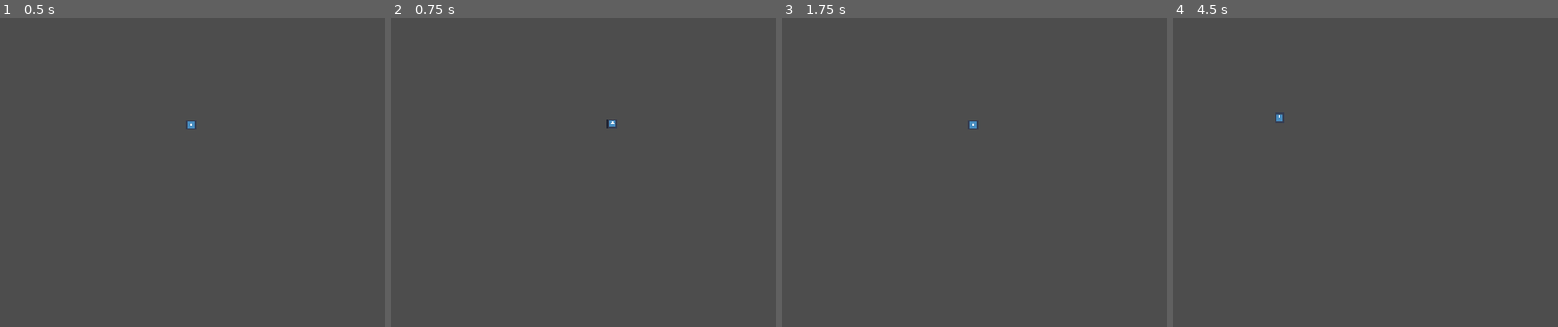
Above: before the commit, frames 1-4 (left to right).
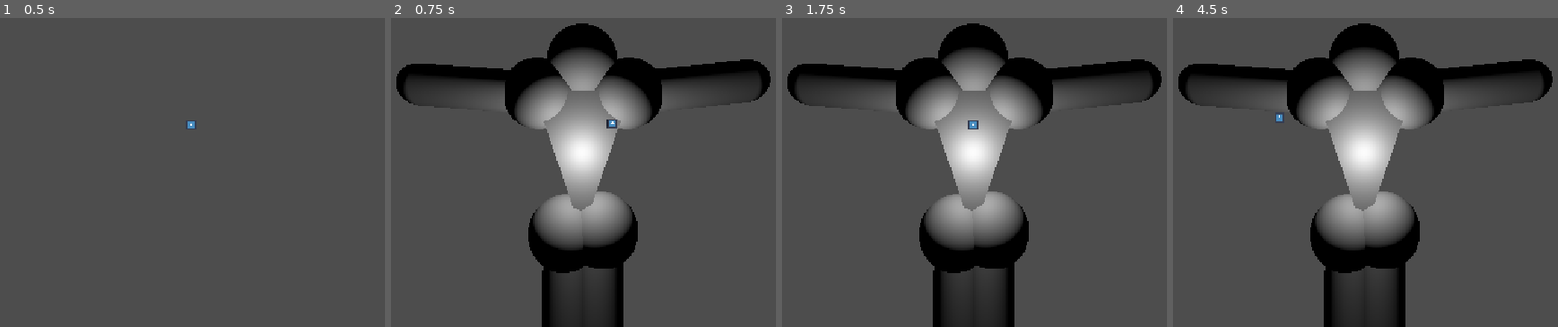
Above: after the commit, the same moments.

Repository: Game-Development-Club-at-UMD/Ludum-Dare-58
Game: Godot game, scene res://PartsCollection/Scenes/parts-collection.tscn
Same seed, same stepped clock (60 frames per second), same inputs: the game is played once before the commit and once after it. This scene is started directly instead of the project's main scene. The engine's default icon, where the game draws it, is replaced by a stand-in: a white triangle on a blue panel in a dark square.
Inputs (mouse positions are in pixels of both pictures, inside the frame that each line leads up to):
- Up to frame 1 (0.5 s): no input
- Up to frame 2 (0.75 s): tap Enter (ui_accept) at 0.5, 0.6 s; move the mouse to (622, 123) at 0.52 s; click (622, 123) at 0.67 s
- Up to frame 3 (1.75 s): tap Enter (ui_accept) at 0.77, 1.07, 1.25, 1.52, 1.55 s; move the mouse to (936, 126) at 1.27 s; hold Down (ui_down) from 1.28 s (still down); tap Space (Dodge) at 1.35 s
- Up to frame 4 (4.5 s): tap Enter (ui_accept) at 1.82, 2, 2.3, 2.75, 2.85, 3.02, 3.32, 3.5, 3.77, 3.8, 4.07, 4.25 s; move the mouse to (1380, 116) at 2.02 s; release Down (ui_down) at 2.03 s; click (1380, 116) at 2.1 s; move the mouse to (1353, 132) at 2.77 s; click (1353, 132) at 2.92 s; move the mouse to (1419, 129) at 3.52 s; hold Down (ui_down) from 3.53 s (still down); tap Space (Dodge) at 3.6 s; move the mouse to (1311, 119) at 4.27 s; click (1311, 119) at 4.35 s

Frame 1 is identical in both runs. In frame 2, 25% of the frame differs, in the area x 1-99%, y 1-100%; in frame 3, 25%; in frame 4, 25%.

Commit message:
Working Scene Switcher

Diff:
--- a/ludum-dare-58/Parent Creature/Scripts/limb_holder.gd
+++ b/ludum-dare-58/Parent Creature/Scripts/limb_holder.gd
@@ -14,6 +14,8 @@
 
 	add_child(instanced_part)
 	instanced_part.global_position = global_position
+	instanced_part.owner = self.get_parent()
+
 	if body_part != null:
 		body_part.queue_free()
 	body_part = instanced_part
--- a/ludum-dare-58/Parent Creature/Scripts/torso_holder.gd
+++ b/ludum-dare-58/Parent Creature/Scripts/torso_holder.gd
@@ -13,6 +13,7 @@
 
 	add_child(instanced_part)
 	instanced_part.global_position = global_position
+	instanced_part.owner = self.get_parent()
 	if body_part != null:
 		body_part.queue_free()
 	body_part = instanced_part
--- a/ludum-dare-58/PartsCollection/Scripts/parts_collection.gd
+++ b/ludum-dare-58/PartsCollection/Scripts/parts_collection.gd
@@ -1,5 +1,4 @@
 class_name PartsCollection extends Node3D
-
 
 var enemy : ParentCreature
 
@@ -22,9 +21,7 @@
 		instanced_enemy.queue_free()
 		return null
 
-
 	self.add_child(instanced_enemy)
-	instanced_enemy.owner = self
 
 	instanced_enemy.global_position = global_position
 	if enemy != null:
@@ -55,7 +52,6 @@
 		# NUKE this off the face of the earth
 		player_scene.queue_free()
 
-		instance_new_enemy(SceneSwitcher.get_player_scene())
 	else:
 		pass
 		#var player_scene : ParentCreature = SceneSwitcher.get_player_scene().instantiate() as ParentCreature
@@ -68,7 +64,6 @@
 
 	# just adding the creature to the scene tree
 	get_tree().root.add_child(debug_enemy)
-	#debug_enemy.visible = false
 
 	# initializing all body parts with values
 	debug_enemy.torso.set_body_part(load("res://Limb Scenes/Scenes/DebugTorso.tscn"))
@@ -84,8 +79,6 @@
 	## ^ if you do this on the same line, the function .pack() returns an Error object into the packed_enemy variable
 	var packed_enemy : PackedScene = PackedScene.new()
 	packed_enemy.pack(debug_enemy)
-
-
+	debug_enemy.queue_free()
 	# passing debug packed scene to the ACTUAL instancer
 	instance_new_enemy(packed_enemy)
-	debug_enemy.queue_free()
--- a/ludum-dare-58/project.godot
+++ b/ludum-dare-58/project.godot
@@ -21,7 +21,6 @@
 
 [autoload]
 
-State="*res://Combat/State.gd"
 SceneSwitcher="*res://scene_switcher.gd"
 
 [display]
--- a/ludum-dare-58/scene_switcher.gd
+++ b/ludum-dare-58/scene_switcher.gd
@@ -28,16 +28,4 @@
 	packed_enemy_scene = new_packed_scene
 
 func switch_scene(scene_path : String):
-	#method 1: scenes switch with a bit of a load delay
-	#var old_scene = get_tree().current_scene
-	#get_tree().change_scene_to_file(scene_path)
-	#old_scene.queue_free()
-	# method 2: scenes switch without waiting for load
-	if !FileAccess.file_exists(scene_path):
-		push_error("Error in SceneSwitcher, file does not exist at ", scene_path)
-	var old_scene = get_tree().current_scene
-	var new_scene = load(scene_path).instantiate()
-	get_tree().root.add_child(new_scene)
-	new_scene.owner = get_tree().root
-	old_scene.queue_free()
-	get_tree().current_scene = new_scene
+	get_tree().change_scene_to_file(scene_path)
Not shown: 1 places in ludum-dare-58/PlayerController/player_controller.tscn that only renumber resources
